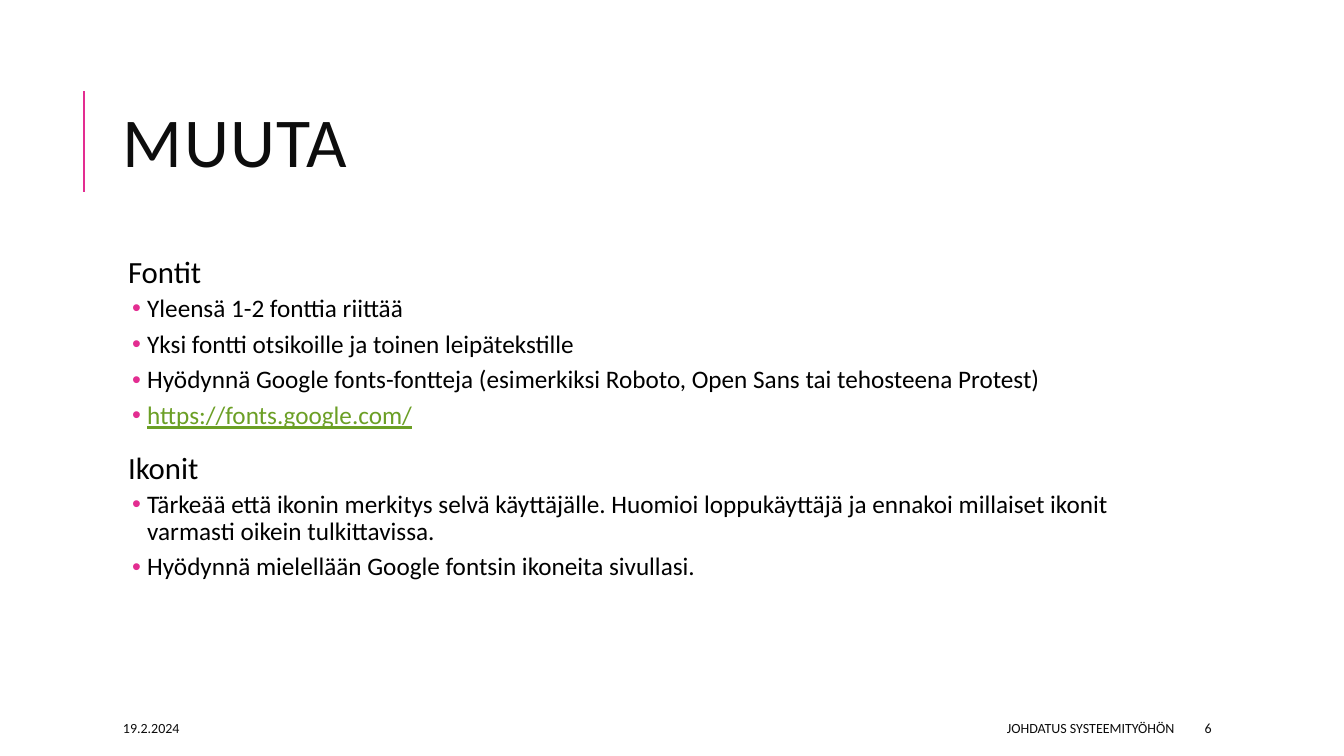
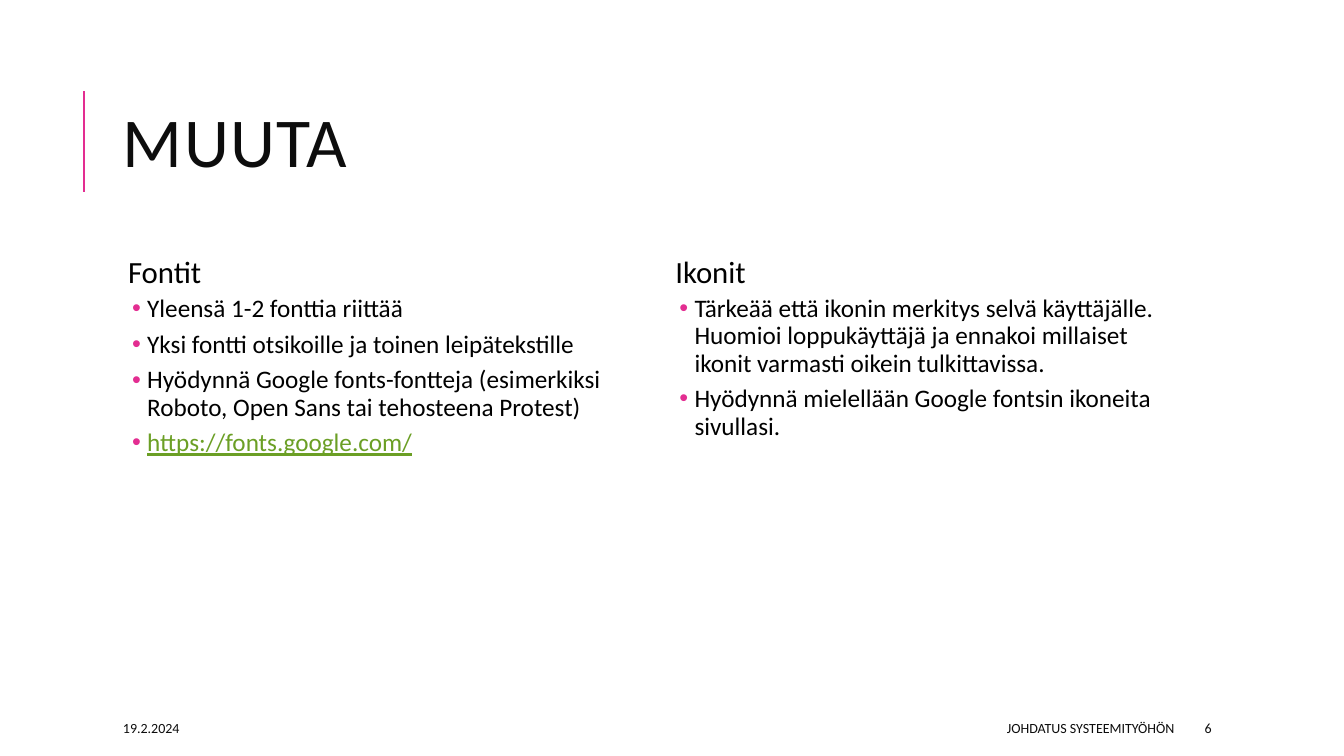
Before and after one commit to eermau/eermau.github.io, a slide deck: slide 6 of johsys24y/sivut/Web-käyttöliittymä.pptx. Drawn at 1344x756 pixels with LibreOffice and Linux fonts; fonts in the diff are those of the drawing. Boxes give left, top, right and bottom in pixels: in the first picture for what was removed or moved away, otherwise in the second. Text is boxed around its words. In the diff, an @@ line names an element or a change of style, - is before the commit and + after.

```diff
--- a/johsys24y/sivut/Web-käyttöliittymä.pptx
+++ b/johsys24y/sivut/Web-käyttöliittymä.pptx
@@ text added at bbox=[675, 261, 1153, 436], 18 pt, text #000000 @@
+  Ikonit
+  • Tärkeää että ikonin merkitys selvä käyttäjälle. Huomioi loppukäyttäjä ja ennakoi millaiset ikonit varmasti oikein tulkittavissa.
+  • Hyödynnä mielellään Google fontsin ikoneita sivullasi.
@@ text at bbox=[128, 457, 1107, 580]: paragraphs removed @@
-  Ikonit
-  • Tärkeää että ikonin merkitys selvä käyttäjälle. Huomioi loppukäyttäjä ja ennakoi millaiset ikonit varmasti oikein tulkittavissa.
-  • Hyödynnä mielellään Google fontsin ikoneita sivullasi.
```
Also in this commit, not shown: 1 other slide changed, 5 other files.
